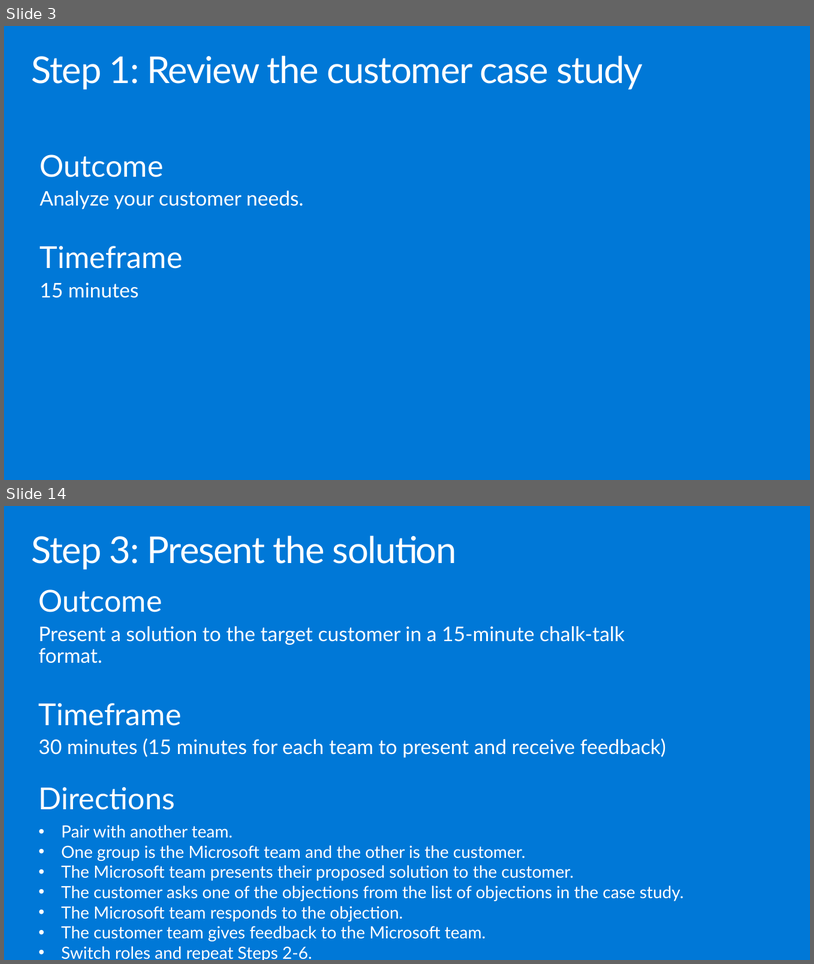
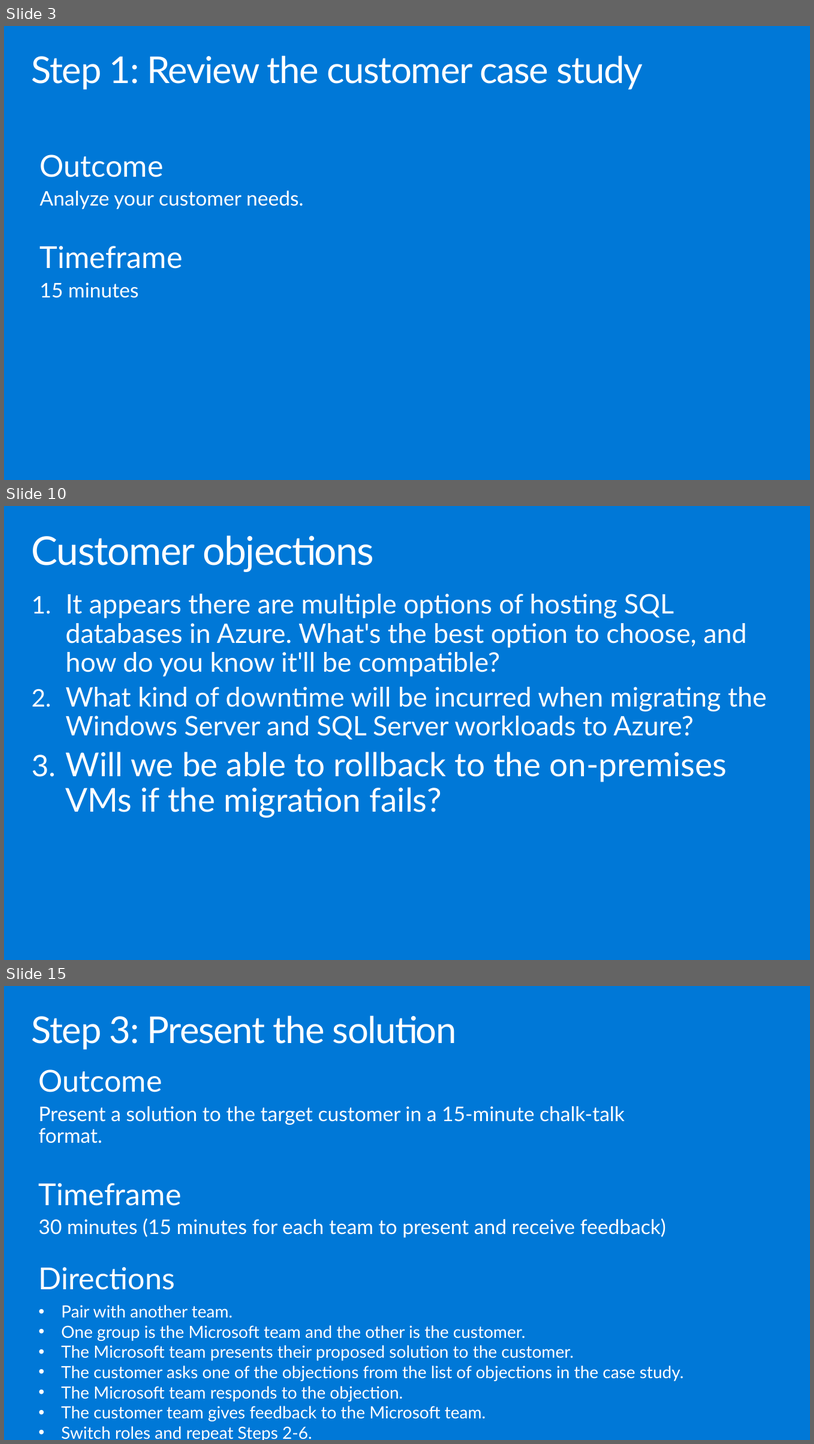
Before and after one commit to solliancenet/-Building-the-business-migration-case-with-Windows-Server-and-SQL-Server, a slide deck: Whiteboard design session/WDS trainer presentation - Building the business migration case with Windows Server and SQL Server.pptx. Shown one above the other, each under a label of ours: slides 3 and 14 before the commit, slides 3, 10 and 15 after it; the slides between them are not shown. The pictures are 814x964 and 814x1444 pixels, drawn with LibreOffice and Linux fonts; fonts in the diff are those of the drawing. Boxes give left, top, right and bottom in pixels: in the first picture for what was removed or moved away, otherwise in the second. Text is boxed around its words. In the diff, an @@ line names an element or a change of style, - is before the commit and + after.

```diff
--- a/Whiteboard design session/WDS trainer presentation - Building the business migration case with Windows Server and SQL Server.pptx
+++ b/Whiteboard design session/WDS trainer presentation - Building the business migration case with Windows Server and SQL Server.pptx
@@ slide 10 added at (4,506,810,960), background #0078D7 @@
@@ title added at (32,535,374,572), 47 pt, text #FFFFFF @@
+Customer objections
@@ text added at (66,594,767,817), 32 pt, text #FFFFFF @@
+1. It appears there are multiple options of hosting SQL databases in Azure. What's the best option to choose, and how do you know it'll be compatible?
+2. What kind of downtime will be incurred when migrating the Windows Server and SQL Server workloads to Azure?
+3. Will we be able to rollback to the on-premises VMs if the migration fails?
@@ what was slide 14 is now slide 15 @@
```
Also in this commit, not shown: 4 slides changed, 3 other slides added, 3 slides removed, 1 other file.
